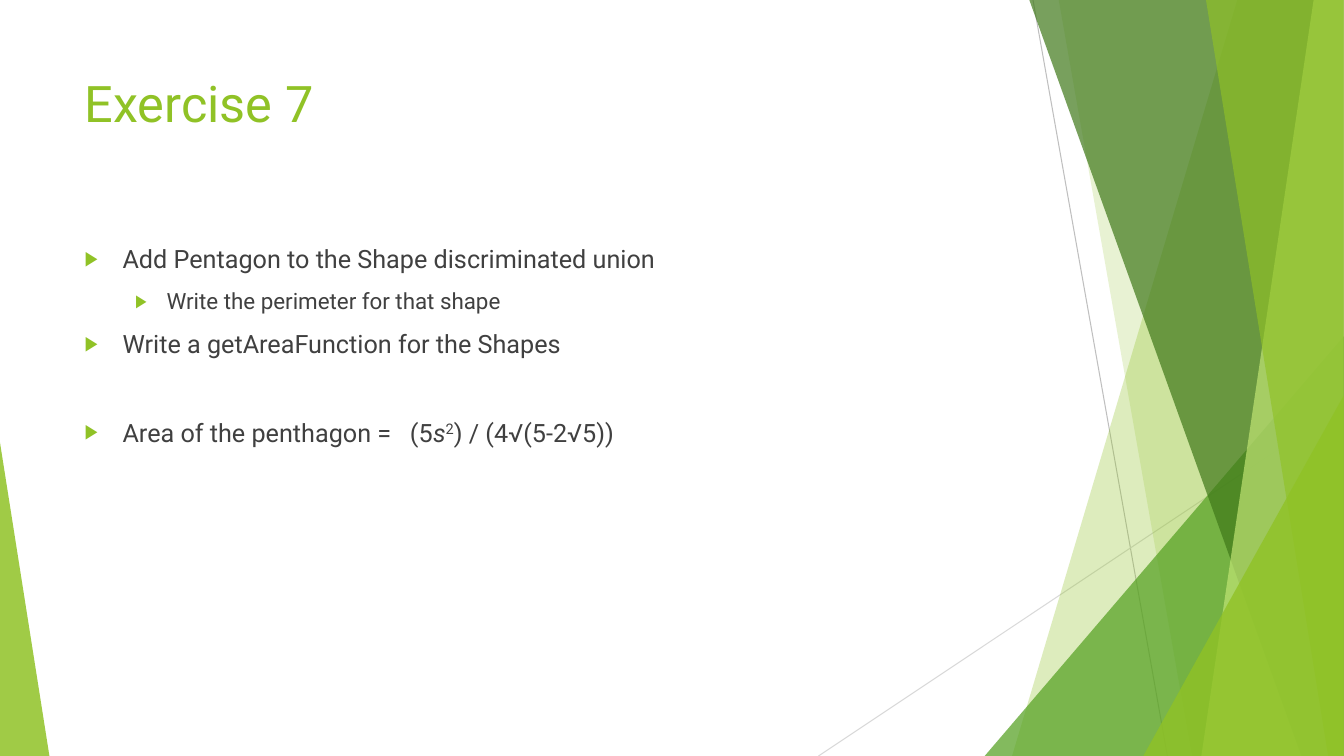
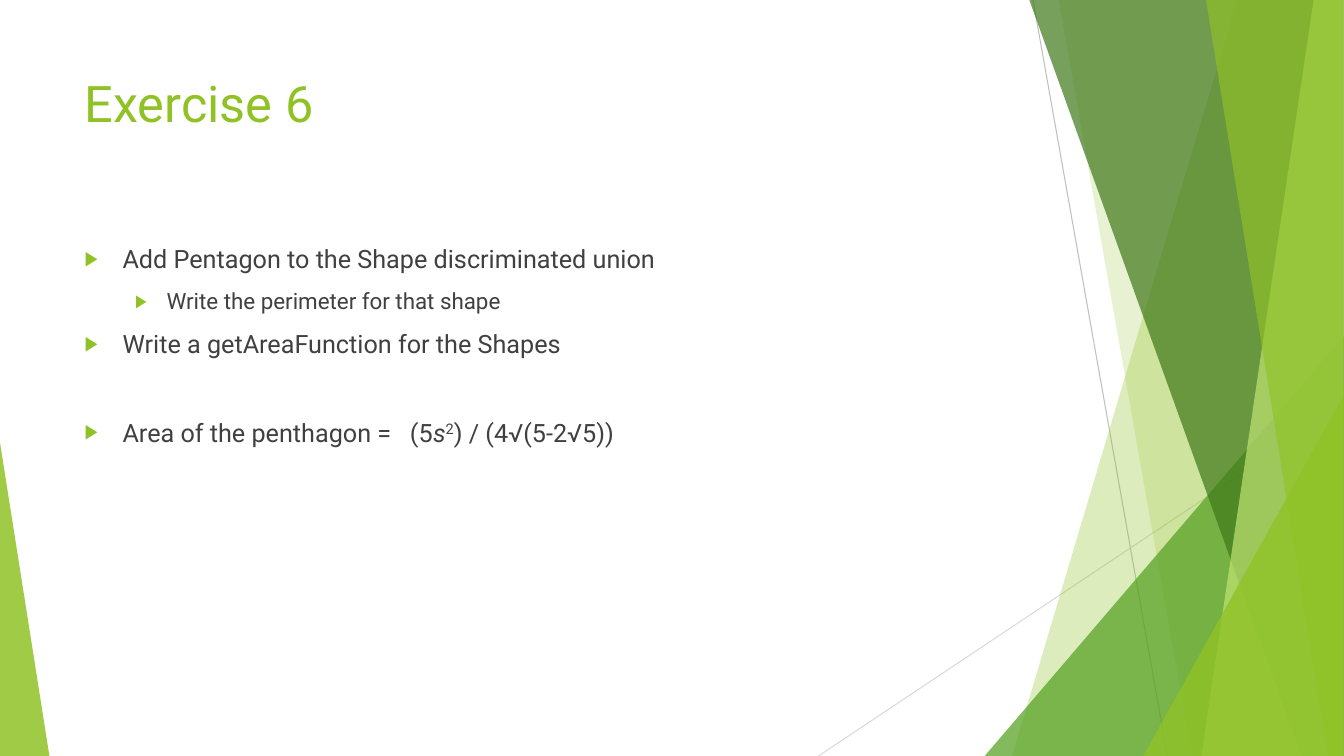
Before and after one commit to danielepo/F-Bootcamp, a slide deck: slide 58 of Presentation/Functional Programming with FSharp.pptx. Drawn at 1344x756 pixels with LibreOffice and Linux fonts; fonts in the diff are those of the drawing. Boxes give left, top, right and bottom in pixels: in the first picture for what was removed or moved away, otherwise in the second. Text is boxed around its words. In the diff, an @@ line names an element or a change of style, - is before the commit and + after.

```diff
--- a/Presentation/Functional Programming with FSharp.pptx
+++ b/Presentation/Functional Programming with FSharp.pptx
@@ title at (85, 85, 313, 123): text changed @@
-Exercise 7
+Exercise 6
```
Also in this commit, not shown: 5 other slides changed.
